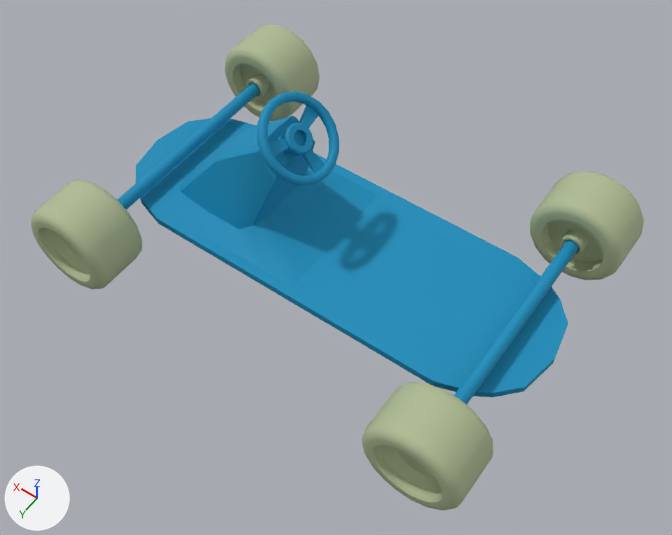
Two versions of the FBX model SuperKart/Import/Karts/Kart1 Rev1.fbx, one commit apart.
Both versions are drawn from a camera (50 mm lens) standing at (-0.701, 0.986, 1.526) and looking at (-0.052, 0.077, 0.097). The axes (+X, +Y, +Z) are drawn at lower left. The lights are the same throughout. Where no turn or scale is listed for an object, it has been applied to the vertices.

Before the edit, the objects in view are built like this:
```python
me_mesh = bpy.data.meshes.new('Mesh')
me_mesh.from_pydata(...)  # 2482 vertices, 2572 faces; spans x -0.5..0.5, y -0.363..0.363, z -0.187..0.183
# faces by material slot: [1060, 1512]
me_mesh.materials.append(mat_kart)  # cyan #008ebc
me_mesh.materials.append(mat_wheel)  # green #afbc94
ob_kart2 = bpy.data.objects.new('Kart2', me_mesh)
ob_kart2.location = (0.0, 0.0, 0.187)
```
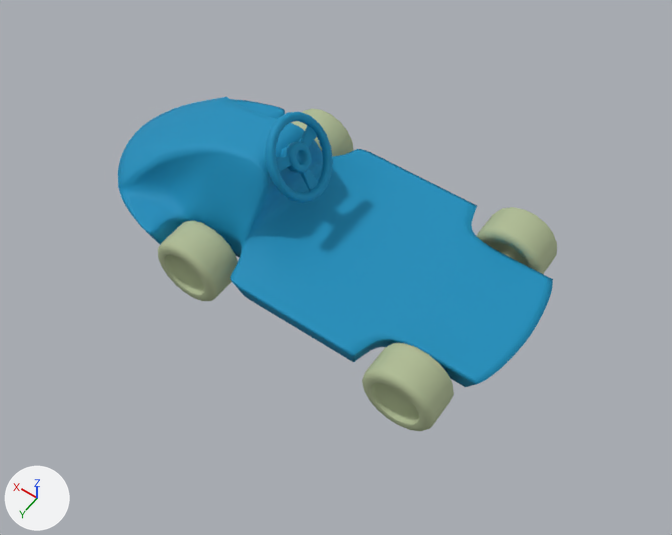
Changed parts and their boxes (x1, y1, x2, y2) in the pictures (672 x 535 px; the box of a moved part takes in the faces that stretch with it):
'Kart2', reshaped, moved (28% narrower, 31% shorter): before (30, 24, 644, 511); after (118, 97, 557, 431)
part 1 of me_mesh, moved or reshaped: before (257, 91, 339, 186); after (265, 112, 333, 203)
part 2 of me_mesh, moved or reshaped: before (30, 180, 142, 289); after (158, 221, 238, 301)
part 3 of me_mesh, moved or reshaped: before (362, 382, 493, 511); after (362, 343, 454, 431)
part 4 of me_mesh, moved or reshaped: before (530, 171, 644, 280); after (477, 207, 557, 274)
part 5 of me_mesh, rebuilt: before (136, 116, 568, 397); after (118, 97, 553, 387)
part 6 of me_mesh, added: after (291, 108, 354, 156)
part 7 of me_mesh, added: after (276, 125, 318, 191)
part 8 of me_mesh, deleted: before (225, 24, 320, 121)
part 9 of me_mesh, deleted: before (117, 82, 260, 210)
part 10 of me_mesh, deleted (cyan): before (454, 240, 579, 405)
part 11 of me_mesh, deleted: before (269, 105, 325, 173)

The change, as a list of edits to the scene's bpy script:
```text
Change me_mesh:
    used by ob_kart2; location = (0.0, 0.0, 0.187)
    remove me_mesh.from_pydata(...)  # 2482 vertices, 2572 faces; spans x -0.5..0.5, y -0.363..0.363, z -0.187..0.183
    add me_mesh.from_pydata(...)  # 5653 vertices, 5726 faces; spans x -0.481..0.481, y -0.244..0.244, z -0.175..0.175
    me_mesh part 1: the loose piece of 400 vertices spanning x 0.021..0.155, y -0.089..0.09, z 0.05..0.183 is multiplied about its middle by the matrix ((0.965, 0.0, -0.259), (0.0, 0.891, 0.0), (0.259, 0.0, 0.965)), then moved by (-0.047, 0.0, -0.02)
    me_mesh part 2: the loose piece of 362 vertices spanning x 0.3..0.5, y 0.234..0.363, z -0.187..0.01 is scaled about its middle by (0.771, 0.688, 0.771), then moved by (-0.247, -0.1, -0.011)
    me_mesh part 3: the loose piece of 362 vertices spanning x -0.5..-0.3, y 0.234..0.363, z -0.187..0.01 is scaled about its middle by (0.771, 0.688, 0.771), then moved by (0.053, -0.099, -0.011)
    me_mesh part 4: the loose piece of 362 vertices spanning x -0.5..-0.3, y -0.363..-0.234, z -0.187..0.01 is scaled about its middle by (0.771, 0.688, 0.771), then moved by (0.053, 0.099, -0.011)
    me_mesh part 5: the loose piece of 250 vertices spanning x -0.491..0.491, y -0.171..0.171, z -0.131..0.112 is rebuilt with 3482 vertices and now spans x -0.481..0.481, y -0.224..0.224, z -0.12..0.102
    me_mesh part 6: a new loose piece of 362 vertices spanning x 0.076..0.23, y -0.244..-0.155, z -0.175..-0.023
    me_mesh part 7: a new loose piece of 239 vertices spanning x 0.004..0.117, y -0.067..0.067, z 0.028..0.128, in mat_kart (cyan #008ebc)
    me_mesh part 8: the loose piece of 362 vertices spanning x 0.3..0.5, y -0.363..-0.234, z -0.187..0.01 is deleted
    me_mesh part 9: the loose piece of 42 vertices spanning x 0.386..0.414, y -0.253..0.254, z -0.102..-0.074 is deleted
    me_mesh part 10: the loose piece of 42 vertices spanning x -0.414..-0.386, y -0.253..0.254, z -0.102..-0.074 is deleted
    me_mesh part 11
    300 vertices are removed from x 0.035..0.336, y -0.075..0.075, z -0.132..0.142
    294 faces are deleted
Change ob_kart2:
    ob_kart2.location: (0.0, 0.0, 0.187) -> (0.047, 0.0, 0.158)
```
